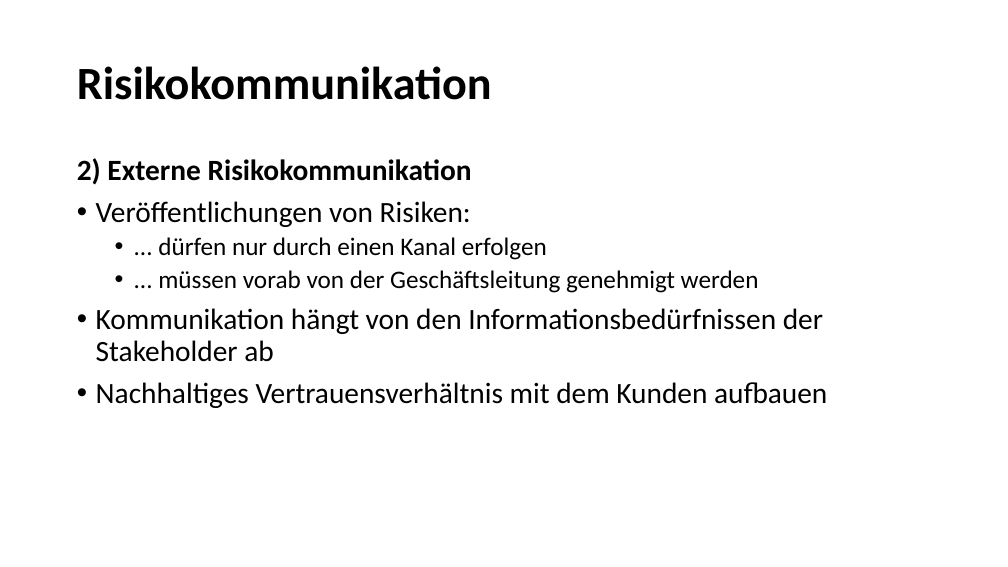
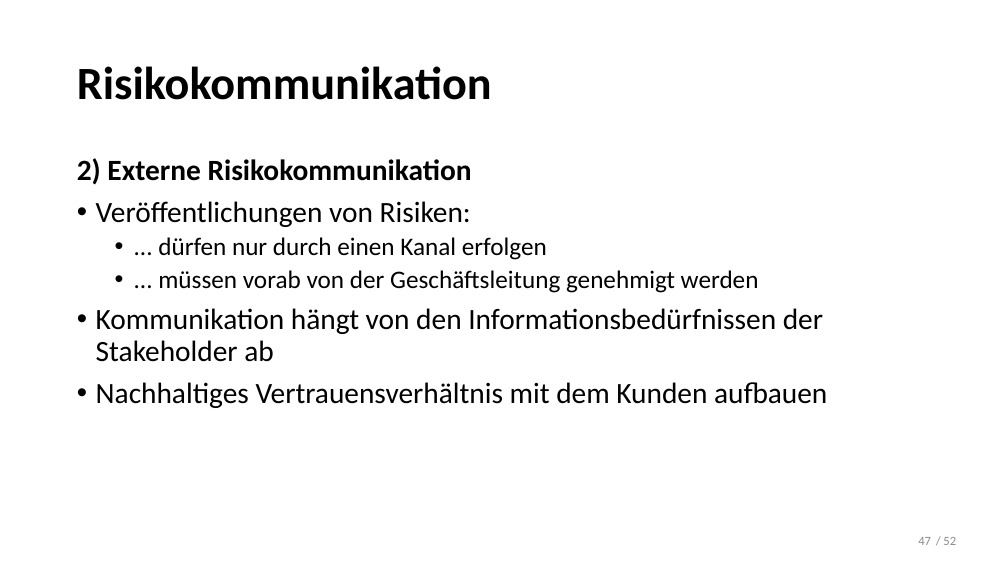
Before and after one commit to LennartDuemke/Sicherheit, a slide deck: slide 47 of Risikomanagement.pptx. Drawn at 1008x567 pixels with LibreOffice and Linux fonts; fonts in the diff are those of the drawing. Boxes give left, top, right and bottom in pixels: in the first picture for what was removed or moved away, otherwise in the second. Text is boxed around its words. In the diff, an @@ line names an element or a change of style, - is before the commit and + after.

```diff
--- a/Risikomanagement.pptx
+++ b/Risikomanagement.pptx
@@ page number added at (x1=918, y1=537, x2=931, y2=545), 12 pt, text #8C8C8C @@
+47
@@ text added at (x1=943, y1=537, x2=956, y2=545), 12 pt, text #8C8C8C @@
+/ 52
```
Also in this commit, not shown: 50 other slides changed, 4 other files.
